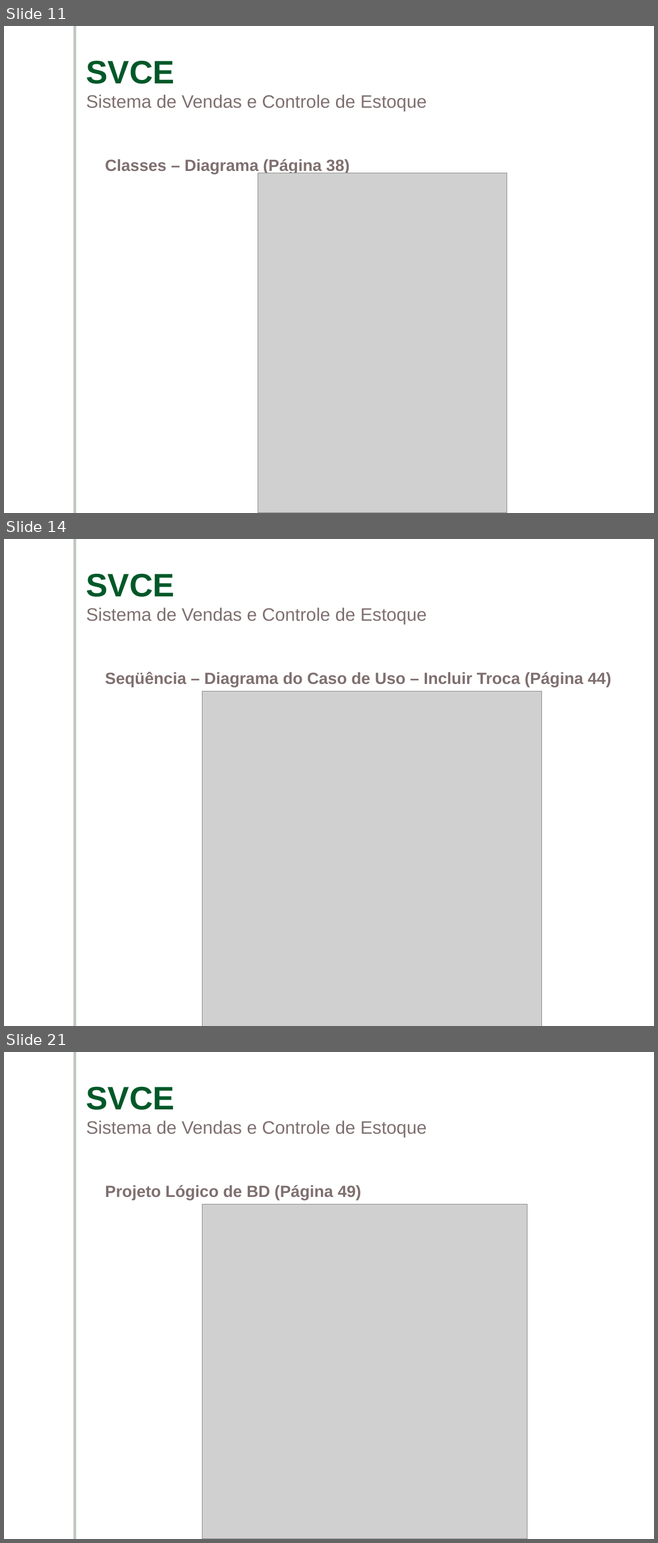
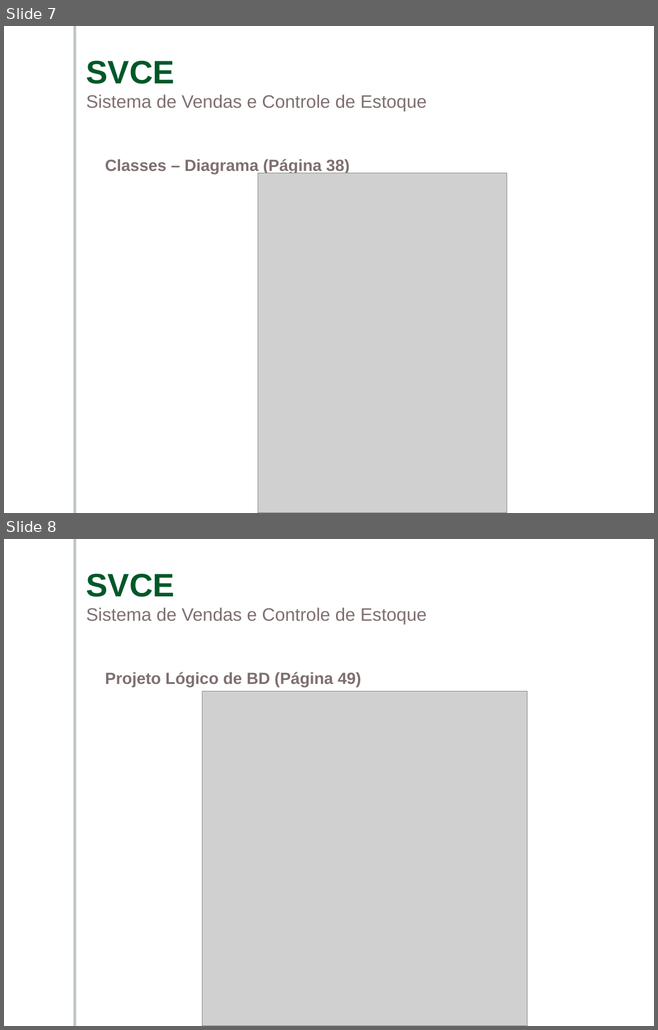
Before and after one commit to ViniciusConsultor/contentsystem, a slide deck: documentacao/Apresentação/Apresentacao-SVCE.ppt. Shown one above the other, each under a label of ours: slides 11, 14 and 21 before the commit, slides 7 and 8 after it; the slides between them are not shown. The pictures are 658x1543 and 658x1030 pixels, drawn with LibreOffice and Linux fonts; fonts in the diff are those of the drawing; grey boxes stand for pictures; background and template pictures are left out. Boxes give left, top, right and bottom in pixels: in the first picture for what was removed or moved away, otherwise in the second. Text is boxed around its words. In the diff, an @@ line names an element or a change of style, - is before the commit and + after.

```diff
--- a/documentacao/Apresentação/Apresentacao-SVCE.ppt
+++ b/documentacao/Apresentação/Apresentacao-SVCE.ppt
@@ slide 14 removed at (x1=4, y1=539, x2=654, y2=1026), background picture (left out); not listed: 1 template element that a slide beside it also shows @@
@@ text removed at (x1=86, y1=574, x2=426, y2=624) @@
-SVCE
-Sistema de Vendas e Controle de Estoque
@@ text removed at (x1=105, y1=672, x2=611, y2=687) @@
-Seqüência – Diagrama do Caso de Uso – Incluir Troca (Página 44)
@@ picture removed at (x1=202, y1=691, x2=542, y2=1026) @@
@@ what was slide 11 is now slide 7 @@
@@ what was slide 21 is now slide 8 @@
```
Also in this commit, not shown: 2 slides changed, 14 other slides removed.
